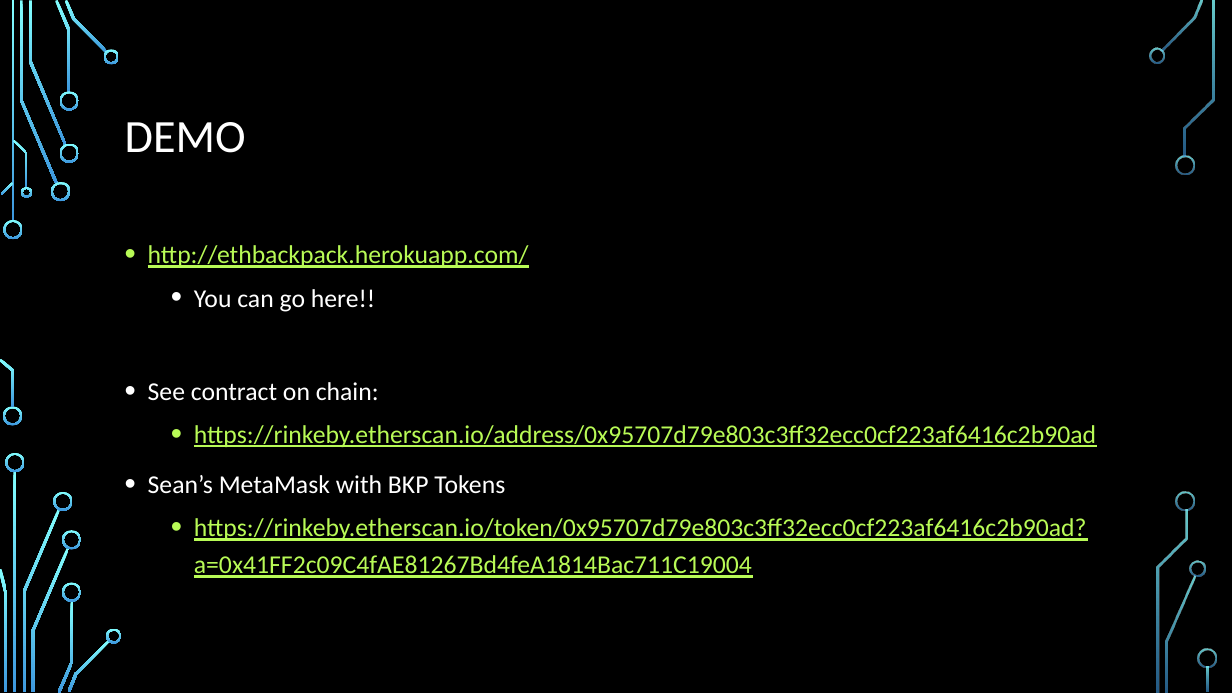
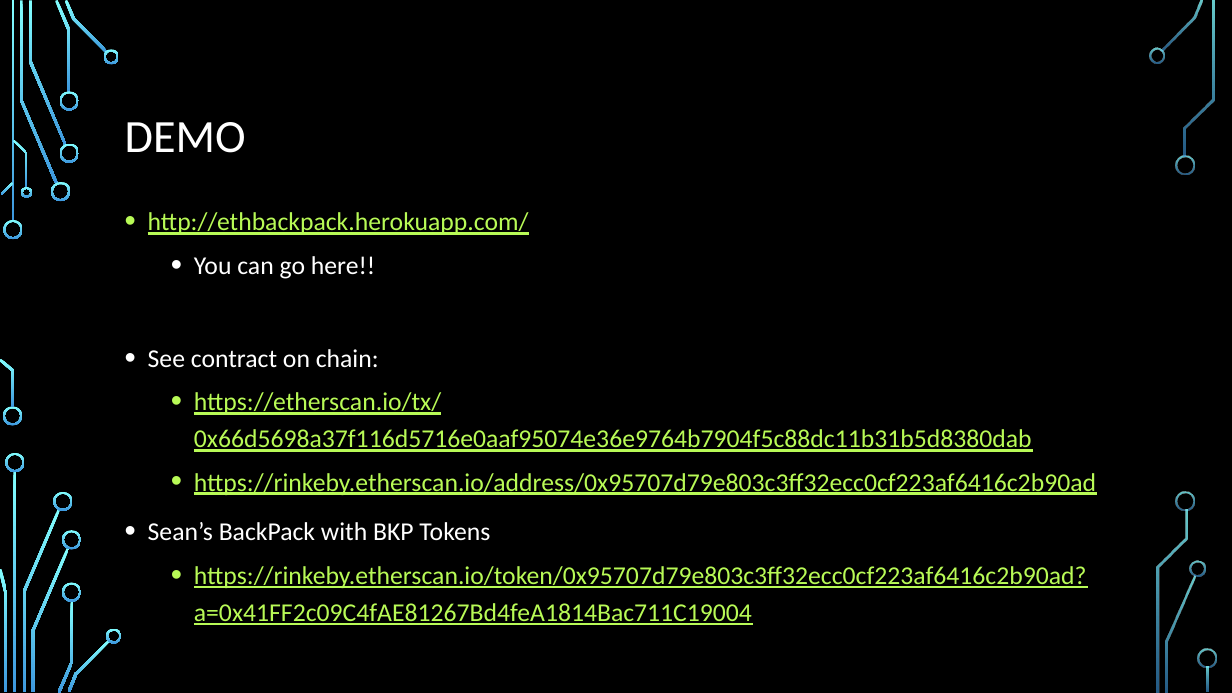
Before and after one commit to screenpeaker/ETHBackpack, a slide deck: slide 8 of ETHBackpack.pptx (slide 7 before the commit). Drawn at 1232x693 pixels with LibreOffice and Linux fonts; fonts in the diff are those of the drawing; background and template pictures are left out. Boxes give left, top, right and bottom in pixels: in the first picture for what was removed or moved away, otherwise in the second. Text is boxed around its words. In the diff, an @@ line names an element or a change of style, - is before the commit and + after.

```diff
--- a/ETHBackpack.pptx
+++ b/ETHBackpack.pptx
@@ text "http://ethbackpack.herokuapp.com/": place and size @@
-text "http://ethbackpack.herokuapp.com/" at [148,245,1096,578]
+text "http://ethbackpack.herokuapp.com/" at [148,212,1096,625]
@@ text at [194,392,441,415]: paragraph added @@
+  • https://etherscan.io/tx/0x66d5698a37f116d5716e0aaf95074e36e9764b7904f5c88dc11b31b5d8380dab
@@ text at [148,522,490,541]: text changed @@
-• Sean’s MetaMask with BKP Tokens
+• Sean’s BackPack with BKP Tokens
```
Also in this commit, not shown: 1 other slide changed, 1 slide added.
